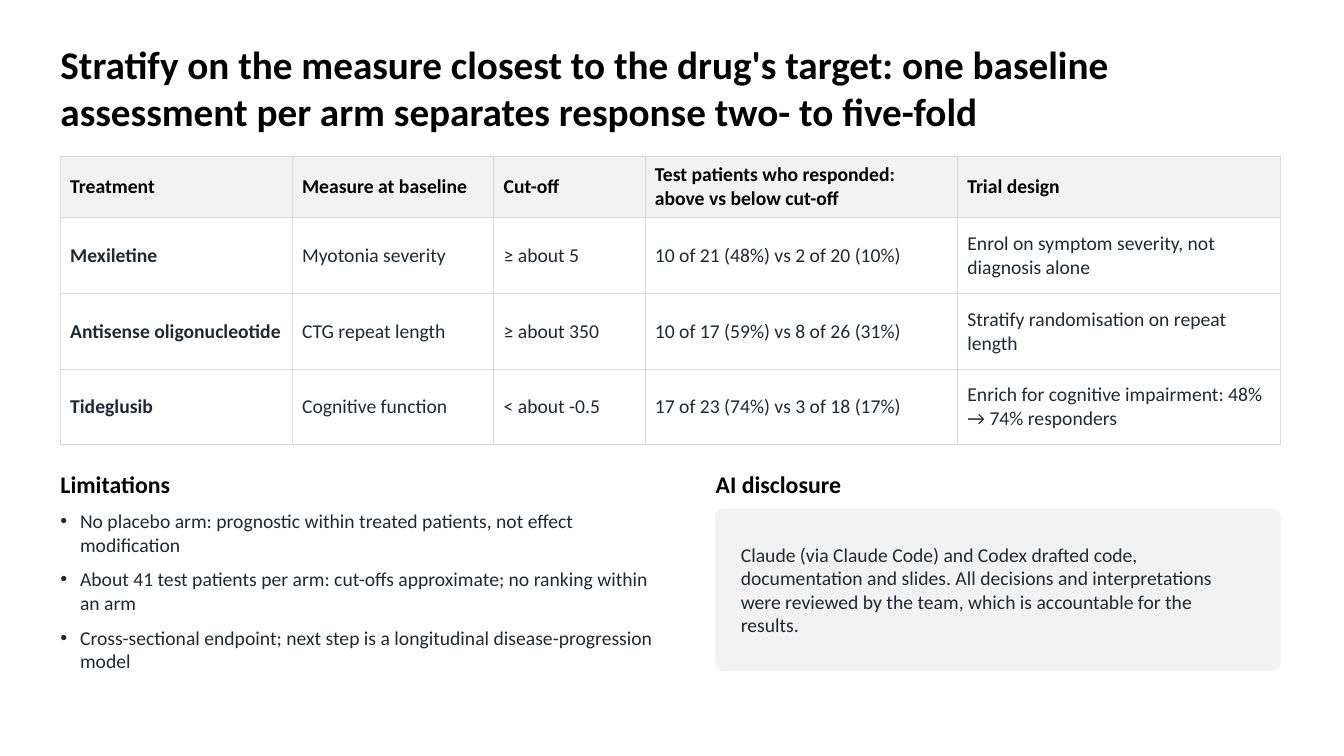
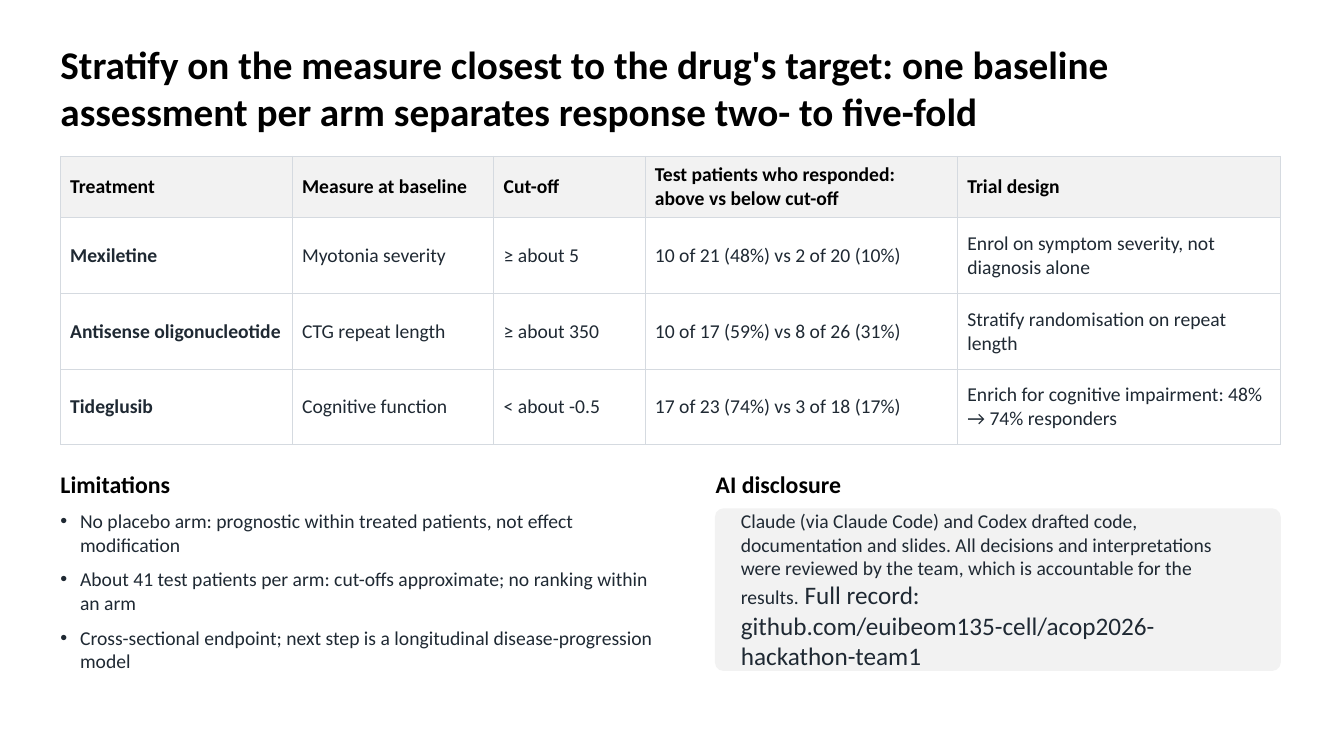
Before and after one commit to euibeom135-cell/acop2026-hackathon-team1, a slide deck: slide 6 of slides/Team1_DM1_slides.pptx. Drawn at 1344x756 pixels with LibreOffice and Linux fonts; fonts in the diff are those of the drawing. Boxes give left, top, right and bottom in pixels: in the first picture for what was removed or moved away, otherwise in the second. Text is boxed around its words. In the diff, an @@ line names an element or a change of style, - is before the commit and + after.

```diff
--- a/slides/Team1_DM1_slides.pptx
+++ b/slides/Team1_DM1_slides.pptx
@@ text at bbox=[741, 514, 1211, 665]: text changed @@
-Claude (via Claude Code) and Codex drafted code, documentation and slides. All decisions and interpretations were reviewed by the team, which is accountable for the results.
+Claude (via Claude Code) and Codex drafted code, documentation and slides. All decisions and interpretations were reviewed by the team, which is accountable for the results. Full record: github.com/euibeom135-cell/acop2026-hackathon-team1
```
Also in this commit, not shown: 1 other slide changed, 5 other files.
